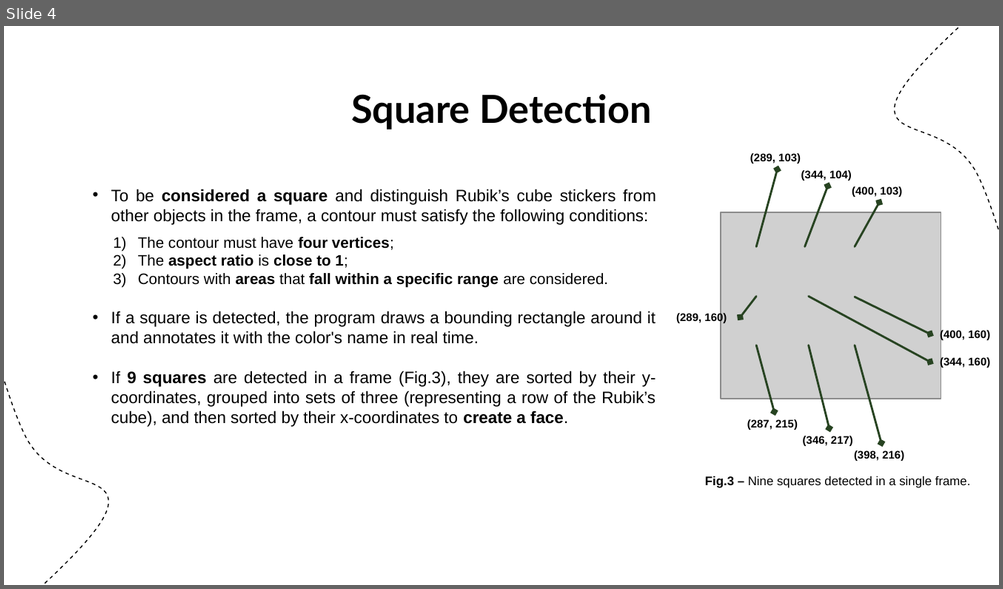
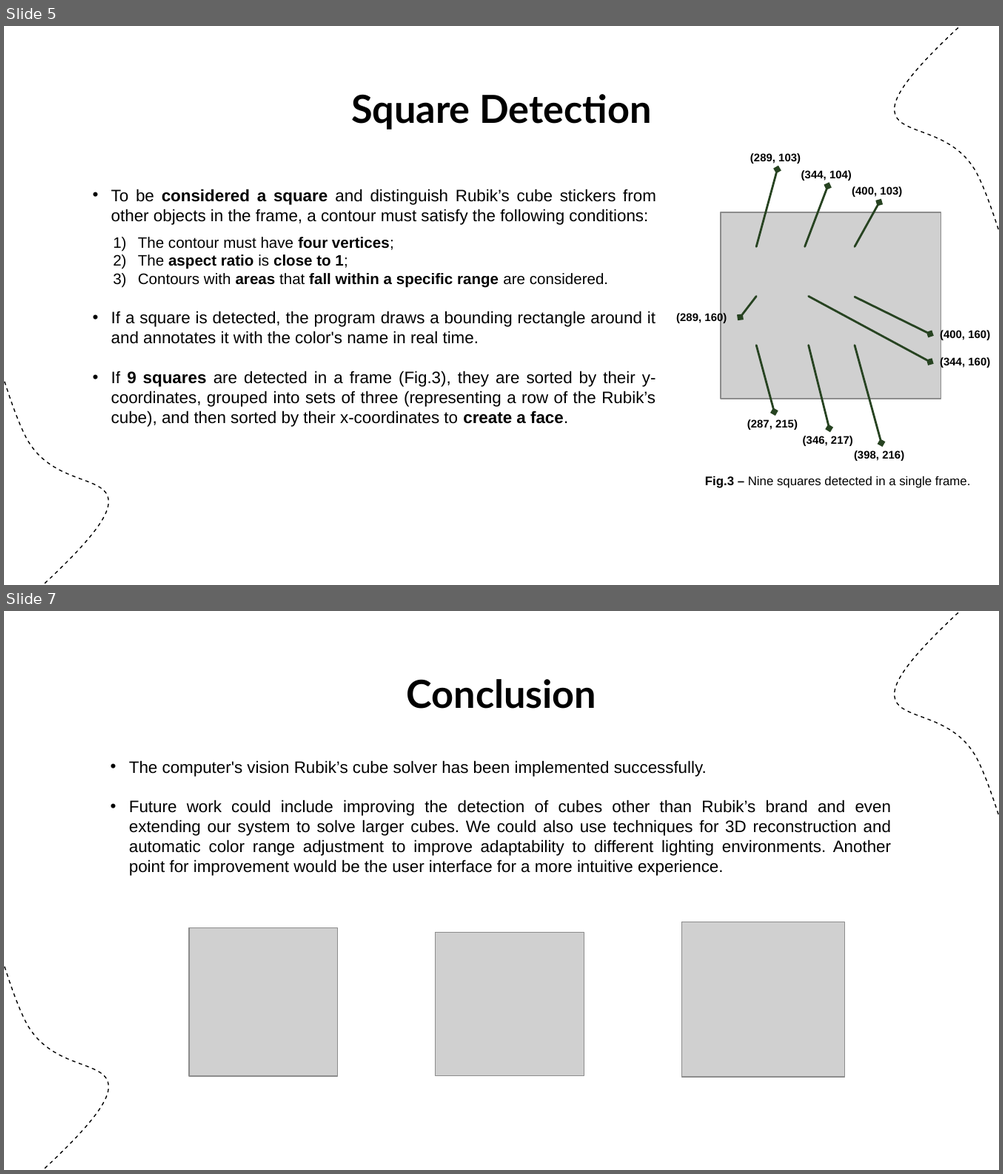
Before and after one commit to DanielaTomas/FCUP-VC, a slide deck: docs/Rubiks Cube Solver.pptx. Shown one above the other, each under a label of ours: slide 4 before the commit, slides 5 and 7 after it; the slides between them are not shown. The pictures are 1003x589 and 1003x1174 pixels, drawn with LibreOffice and Linux fonts; fonts in the diff are those of the drawing; grey boxes stand for pictures. Boxes give left, top, right and bottom in pixels: in the first picture for what was removed or moved away, otherwise in the second. Text is boxed around its words. In the diff, an @@ line names an element or a change of style, - is before the commit and + after.

```diff
--- a/docs/Rubiks Cube Solver.pptx
+++ b/docs/Rubiks Cube Solver.pptx
@@ slide 7 added at [4,611,999,1170], background #FFFFFF; not listed: 2 template elements that a slide beside it also shows @@
@@ title added at [407,679,597,709], 28 pt, text #000000, bold @@
+Conclusion
@@ text added at [129,760,891,876], 12 pt, text #000000 @@
+• The computer's vision Rubik’s cube solver has been implemented successfully.
+• Future work could include improving the detection of cubes other than Rubik’s brand and even extending our system to solve larger cubes. We could also use techniques for 3D reconstruction and automatic color range adjustment to improve adaptability to different lighting environments. Another point for improvement would be the user interface for a more intuitive experience.
@@ picture added at [189,928,337,1076] @@
@@ picture added at [435,932,584,1076] @@
@@ picture added at [681,923,845,1077] @@
@@ what was slide 4 is now slide 5 @@
```
Also in this commit, not shown: 2 slides changed, 1 other slide added, 1 slide removed, 2 other files.
